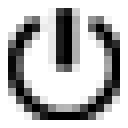
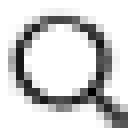
The second 128x128 image is a revision of the first. Changes to its layers:
added layer "Layer 1" above "Layer 2" over <box>8,8,128,128</box>
added layer "Layer 2" above "icon_listar" over <box>8,8,128,128</box>
hid "icon_sair" over <box>8,8,120,120</box>
